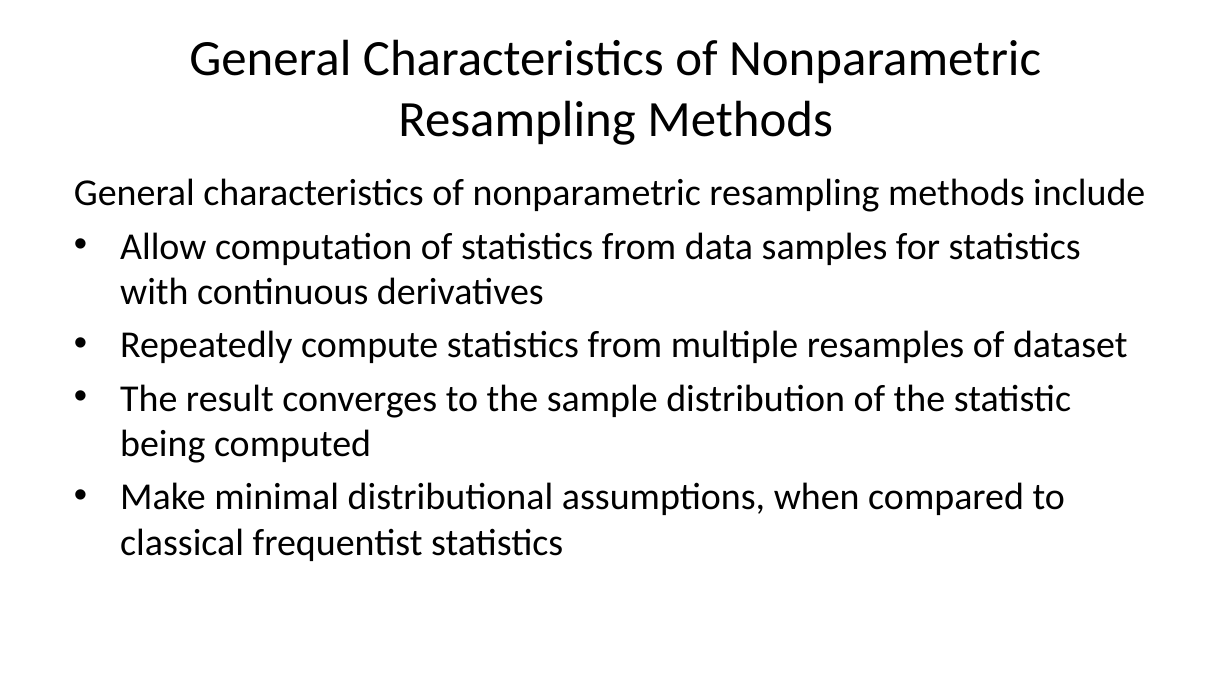
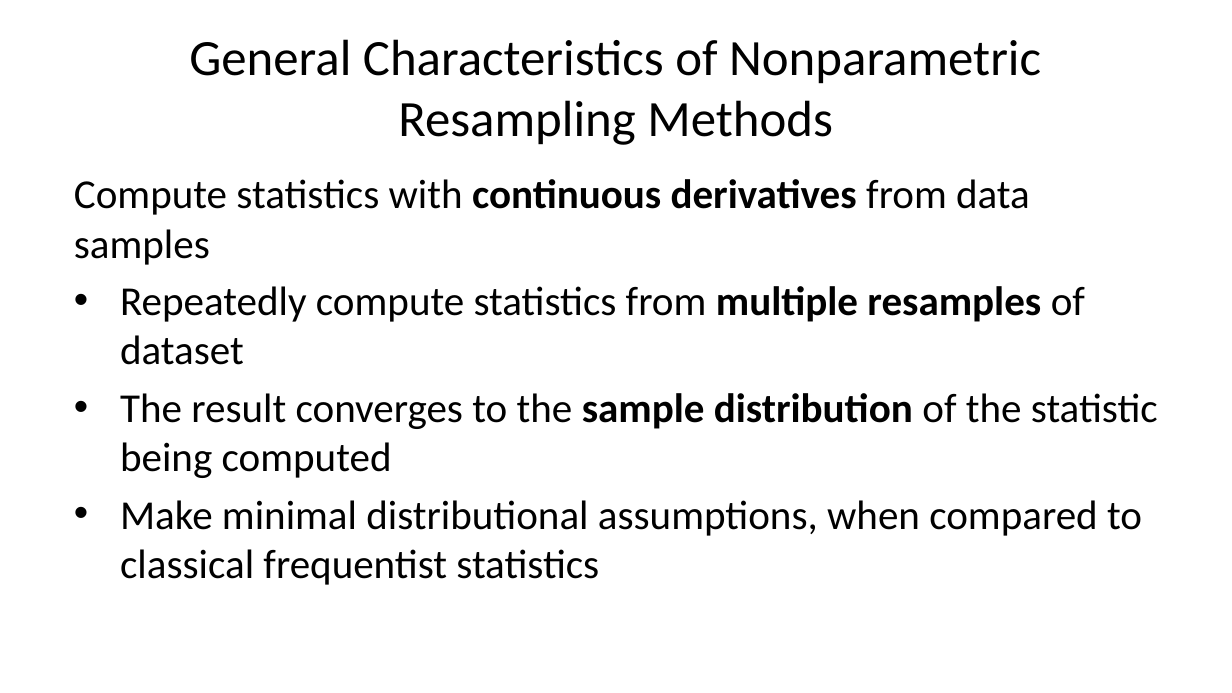
Before and after one commit to StephenElston/CSCI-E-83, a slide deck: slide 6 of LectureSlides/06b_IntroductionToBootstrap.pptx. Drawn at 1232x693 pixels with LibreOffice and Linux fonts; fonts in the diff are those of the drawing. Boxes give left, top, right and bottom in pixels: in the first picture for what was removed or moved away, otherwise in the second. Text is boxed around its words. In the diff, an @@ line names an element or a change of style, - is before the commit and + after.

```diff
--- a/LectureSlides/06b_IntroductionToBootstrap.pptx
+++ b/LectureSlides/06b_IntroductionToBootstrap.pptx
@@ text at [74,179,1030,265]: text changed; size 22.2 to 24 pt @@
-General characteristics of nonparametric resampling methods include
-• Allow computation of statistics from data samples for statistics with continuous derivatives
+Compute statistics with continuous derivatives from data samples
@@ text at [120,286,1158,585]: size 22.2 to 24 pt in "Repeatedly compute statistics from multiple resamples of ...", "The result converges to the sample distribution ...", "Make minimal distributional assumptions, when compared to ..."; bold on in "multiple resamples", "sample distribution" @@
```
Also in this commit, not shown: 4 other slides changed.
